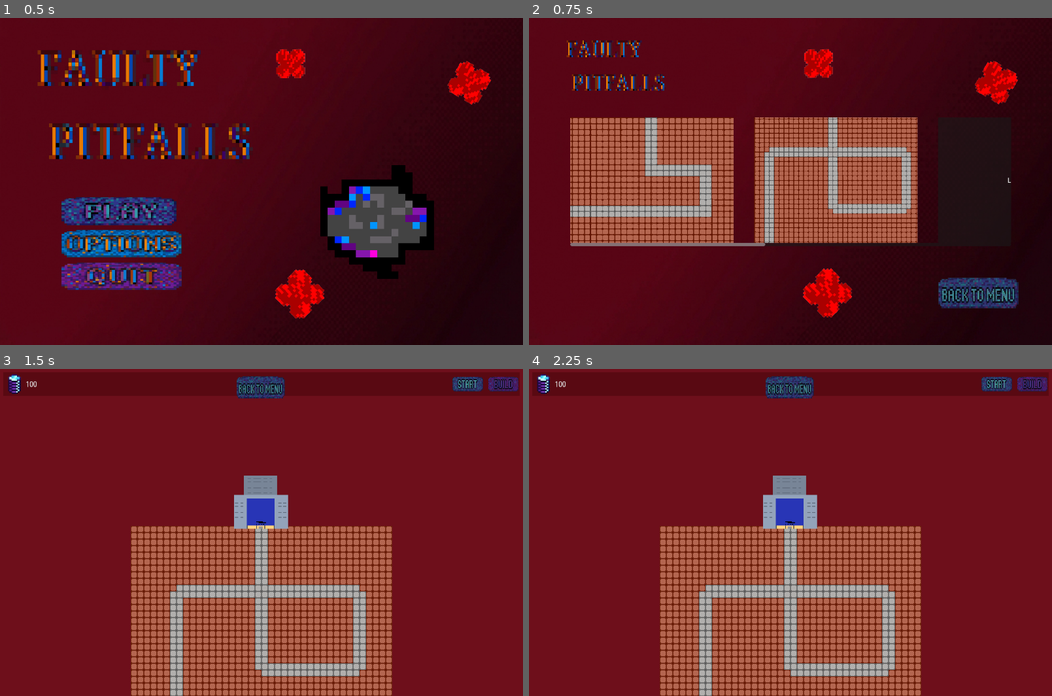
Above: before the commit, frames 1-4 (two rows, left to right).
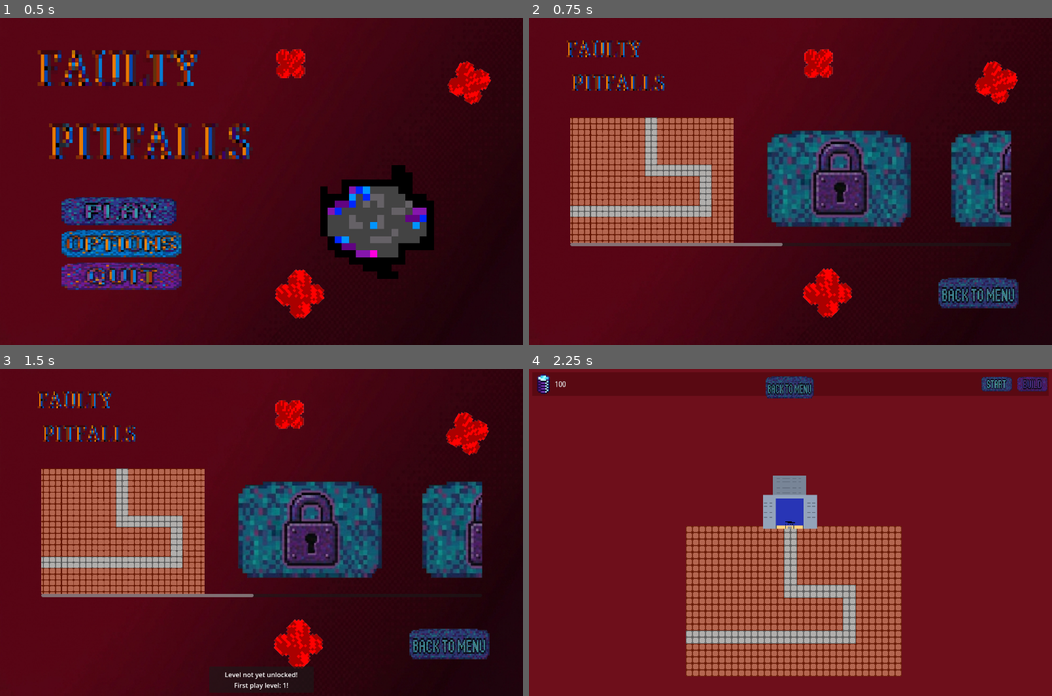
Above: after the commit, the same moments.

Repository: FrameXX/game-jam-02-2026
Game: Godot game, scene res://scenes/main_menu.tscn
Two runs of this game, one before a commit and one after it. Both use one fixed random seed, a clock stepped at 60 frames per second and the inputs below.
Inputs (mouse positions are in pixels of both pictures, inside the frame that each line leads up to):
- Up to frame 1 (0.5 s): no input
- Up to frame 2 (0.75 s): click (654, 210) at 0.5 s
- Up to frame 3 (1.5 s): click (308, 532) at 1.25 s
- Up to frame 4 (2.25 s): click (649, 532) at 2 s, where only the run after the commit has a clickable "LEVEL 1"

Frame 1 is identical in both runs. In frame 2, 15% of the frame differs, in the area x 43-93%, y 30-70%; in frame 3, 74%, in the area x 0-100%, y 0-100%; in frame 4, 11%.

Commit message:
Working on level select menu

Diff:
--- a/scenes/level_menu.tscn
+++ b/scenes/level_menu.tscn
@@ -3,7 +3,9 @@
 [ext_resource type="Script" uid="uid://bjtc8tsofjkci" path="res://scripts/level_menu.gd" id="1_yl4fo"]
 [ext_resource type="Texture2D" uid="uid://d02w1tgq23hsp" path="res://assets/map01.png" id="2_rj3wb"]
 [ext_resource type="Texture2D" uid="uid://bncscpcnhb5yu" path="res://assets/map02.png" id="3_jqwib"]
+[ext_resource type="Texture2D" uid="uid://bw2i2exd8nb" path="res://assets/buttons/level_locked.png" id="3_u0fjm"]
 [ext_resource type="Texture2D" uid="uid://bte3jevqgtjde" path="res://assets/background2_mainmenu.png" id="4_7obll"]
+[ext_resource type="Texture2D" uid="uid://cve7aegt6epra" path="res://assets/map03.png" id="4_qdp46"]
 [ext_resource type="Texture2D" uid="uid://c53uyo6v7h8mh" path="res://assets/buttons/button_back_menu.png" id="4_teein"]
 [ext_resource type="Script" uid="uid://dvvipqgg6ghdc" path="res://scenes/level_dialog.gd" id="5_k08aj"]
 [ext_resource type="FontFile" uid="uid://bsyrrchcivp6v" path="res://assets/CoralPixels-Regular.ttf" id="7_2go0k"]
@@ -51,7 +53,7 @@
 layout_mode = 2
 text = "LEVEL 1"
 
-[node name="TextureRect" type="TextureRect" parent="CanvasLayer/Control/ScrollContainer/HBoxContainer/level1" unique_id=2083922265]
+[node name="TextureRectMap" type="TextureRect" parent="CanvasLayer/Control/ScrollContainer/HBoxContainer/level1" unique_id=2083922265]
 layout_mode = 1
 anchors_preset = 15
 anchor_right = 1.0
@@ -65,9 +67,12 @@
 [node name="level2" type="Button" parent="CanvasLayer/Control/ScrollContainer/HBoxContainer" unique_id=1625136041]
 custom_minimum_size = Vector2(400, 0)
 layout_mode = 2
-text = "LEVEL 2"
-
-[node name="TextureRect" type="TextureRect" parent="CanvasLayer/Control/ScrollContainer/HBoxContainer/level2" unique_id=34452532]
+icon = ExtResource("3_u0fjm")
+flat = true
+expand_icon = true
+
+[node name="TextureRectMap" type="TextureRect" parent="CanvasLayer/Control/ScrollContainer/HBoxContainer/level2" unique_id=34452532]
+visible = false
 layout_mode = 1
 anchors_preset = 15
 anchor_right = 1.0
@@ -81,21 +86,40 @@
 [node name="level3" type="Button" parent="CanvasLayer/Control/ScrollContainer/HBoxContainer" unique_id=1246492795]
 custom_minimum_size = Vector2(400, 0)
 layout_mode = 2
-text = "LEVEL 3"
+icon = ExtResource("3_u0fjm")
+flat = true
+expand_icon = true
+
+[node name="TextureRect" type="TextureRect" parent="CanvasLayer/Control/ScrollContainer/HBoxContainer/level3" unique_id=2109807520]
+visible = false
+layout_mode = 1
+anchors_preset = 15
+anchor_right = 1.0
+anchor_bottom = 1.0
+grow_horizontal = 2
+grow_vertical = 2
+texture = ExtResource("4_qdp46")
+expand_mode = 2
 
 [node name="level4_notworking" type="Button" parent="CanvasLayer/Control/ScrollContainer/HBoxContainer" unique_id=299402760]
 custom_minimum_size = Vector2(400, 0)
 layout_mode = 2
-text = "To be implemented later..."
+icon = ExtResource("3_u0fjm")
+flat = true
+expand_icon = true
 
 [node name="level5_notworking" type="Button" parent="CanvasLayer/Control/ScrollContainer/HBoxContainer" unique_id=133943776]
 custom_minimum_size = Vector2(400, 0)
 layout_mode = 2
-text = "To be implemented later..."
+icon = ExtResource("3_u0fjm")
+flat = true
+expand_icon = true
 
 [node name="level6_notworking" type="Button" parent="CanvasLayer/Control/ScrollContainer/HBoxContainer" unique_id=1228659302]
 layout_mode = 2
-text = "To be implemented later..."
+icon = ExtResource("3_u0fjm")
+flat = true
+expand_icon = true
 
 [node name="back_to_menu_button" type="Button" parent="CanvasLayer/Control" unique_id=169994538]
 layout_mode = 1
--- a/scripts/GLOBAL.gd
+++ b/scripts/GLOBAL.gd
@@ -3,4 +3,4 @@
 var selected_level: int = 1
 var gold: int = 100
 var base_health = 100
-var unlocked_level = 5
+var unlocked_level = 1
Binary file added: assets/map03.png
Not shown, added: assets/map03.png.import
